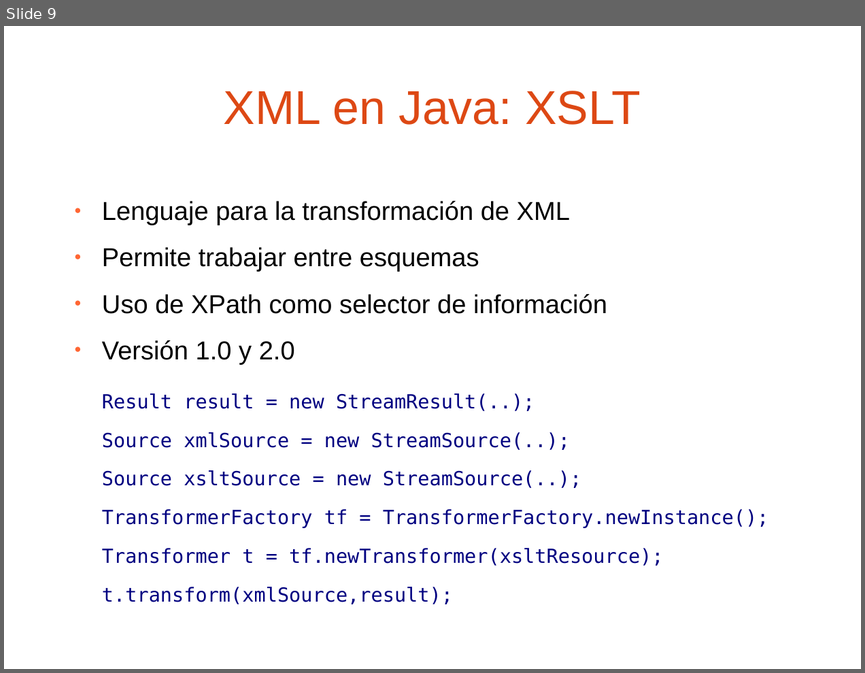
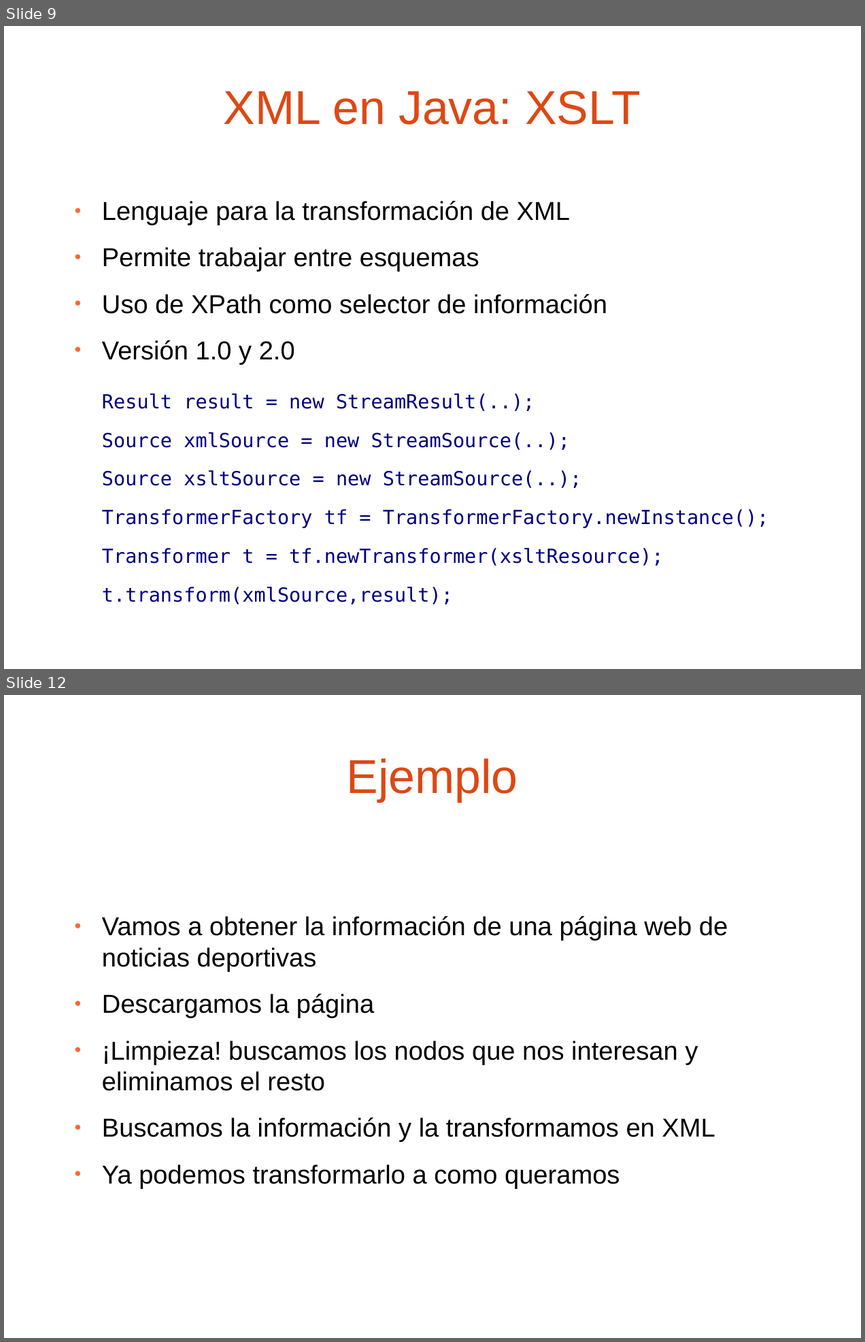
Before and after one commit to jpuerto/barcampes2012-cocoon, a slide deck: presentacion/Procesamiento de XML con Apache Cocoon 3.0.odp. Shown one above the other, each under a label of ours: slide 9 before the commit, slides 9 and 12 after it; the slides between them are not shown. The pictures are 865x673 and 865x1342 pixels, drawn with LibreOffice and Linux fonts; fonts in the diff are those of the drawing; background and template pictures are left out. Boxes give left, top, right and bottom in pixels: in the first picture for what was removed or moved away, otherwise in the second. Text is boxed around its words. In the diff, an @@ line names an element or a change of style, - is before the commit and + after.

```diff
--- a/presentacion/Procesamiento de XML con Apache Cocoon 3.0.odp
+++ b/presentacion/Procesamiento de XML con Apache Cocoon 3.0.odp
@@ slide 12 added at (4,695,861,1338), background picture (left out) @@
@@ title added at (347,758,518,802), 44 pt, text #DD4814 @@
+Ejemplo
@@ text added at (102,916,728,1189), 24 pt, text #000000 @@
+● Vamos a obtener la información de una página web de noticias deportivas
+● Descargamos la página
+● ¡Limpieza! buscamos los nodos que nos interesan y eliminamos el resto
+● Buscamos la información y la transformamos en XML
+● Ya podemos transformarlo a como queramos
```
Also in this commit, not shown: 5 slides changed, 12 other slides added.
